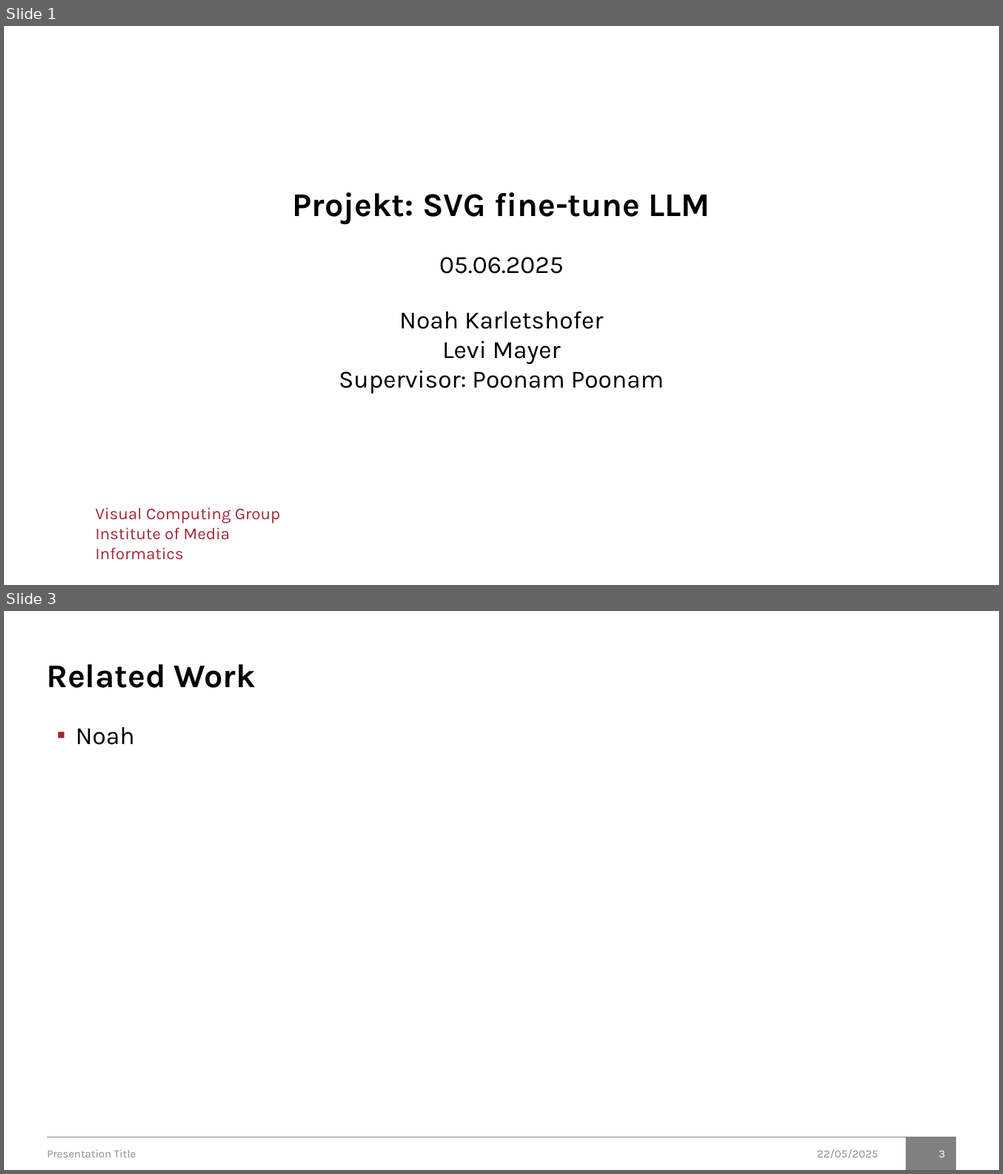
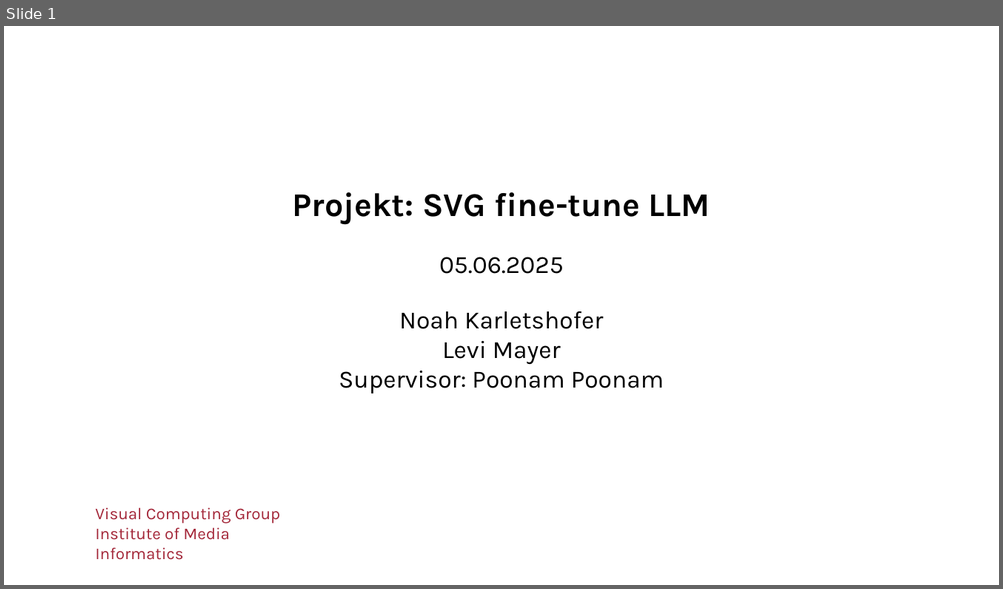
Before and after one commit to brickie-Noah/Lida-project, a slide deck: Presentation.pptx. Shown one above the other, each under a label of ours: slides 1 and 3 before the commit, slide 1 after it; the slides between them are not shown. The pictures are 1003x1174 and 1003x589 pixels, drawn with LibreOffice and Linux fonts; fonts in the diff are those of the drawing; background and template pictures are left out. Boxes give left, top, right and bottom in pixels: in the first picture for what was removed or moved away, otherwise in the second. Text is boxed around its words. In the diff, an @@ line names an element or a change of style, - is before the commit and + after.

Commit message:
Update presentation.pptx
done: related work, goal and method
missing: user study, discussion, conclusion

```diff
--- a/Presentation.pptx
+++ b/Presentation.pptx
@@ slide 3 removed at (4, 611, 999, 1170), background #FFFFFF @@
@@ title removed at (46, 664, 256, 688) @@
-Related Work
@@ text removed at (76, 727, 135, 745) @@
-▪ Noah
@@ line removed from (47, 1137) to (956, 1137) @@
@@ rectangle removed at (905, 1137, 955, 1170) @@
@@ text removed at (47, 1150, 136, 1158) @@
-Presentation Title
@@ text removed at (817, 1150, 877, 1159) @@
-22/05/2025
@@ page number removed at (939, 1150, 945, 1158) @@
-3
```
Also in this commit, not shown: 5 slides changed, 3 slides added, 1 other slide removed.
